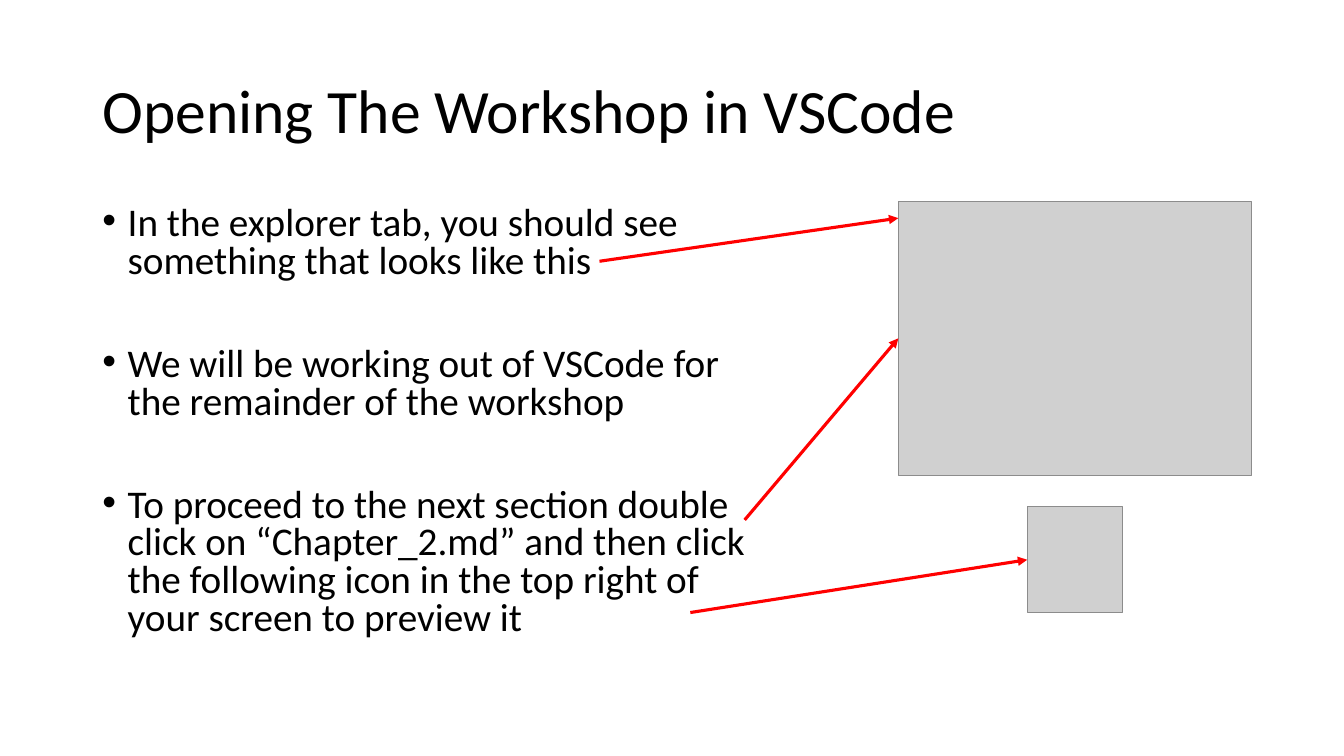
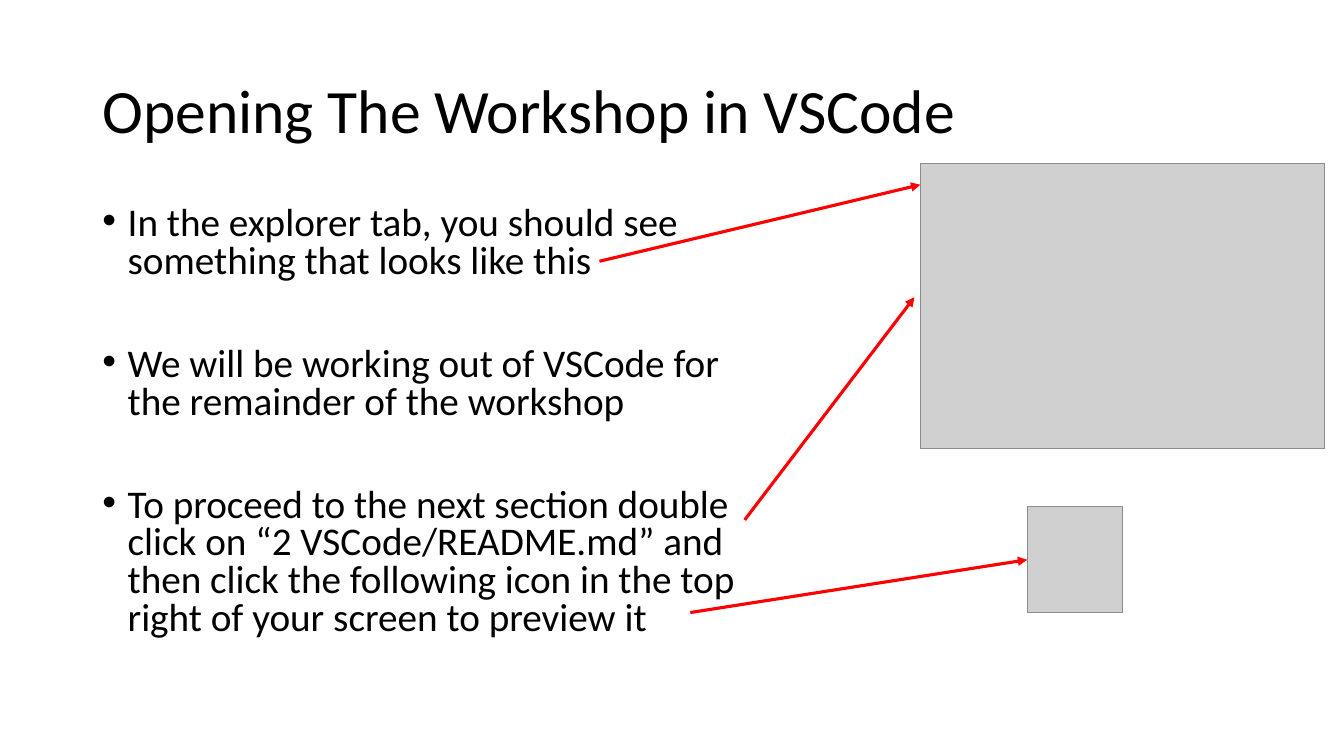
Before and after one commit to samwyss/purdue_win_python_workshop, a slide deck: slide 13 of 1 Getting Started/README.pptx. Drawn at 1344x756 pixels with LibreOffice and Linux fonts; fonts in the diff are those of the drawing; grey boxes stand for pictures. Boxes give left, top, right and bottom in pixels: in the first picture for what was removed or moved away, otherwise in the second. Text is boxed around its words. In the diff, an @@ line names an element or a change of style, - is before the commit and + after.

Commit message:
modified ./1.../README.pptx to reflect naming

```diff
--- a/1 Getting Started/README.pptx
+++ b/1 Getting Started/README.pptx
@@ picture: place and size @@
-picture at <box>898,202,1251,476</box>
+picture at <box>921,163,1325,449</box>
@@ arrow moved from (600, 261) - (898, 218) to (600, 261) - (921, 185) @@
@@ arrow moved from (745, 520) - (898, 339) to (745, 520) - (914, 297) @@
@@ text at <box>128,490,734,638</box>: text changed @@
-• To proceed to the next section double click on “Chapter_2.md” and then click the following icon in the top right of your screen to preview it
+• To proceed to the next section double click on “2 VSCode/README.md” and then click the following icon in the top right of your screen to preview it
```
